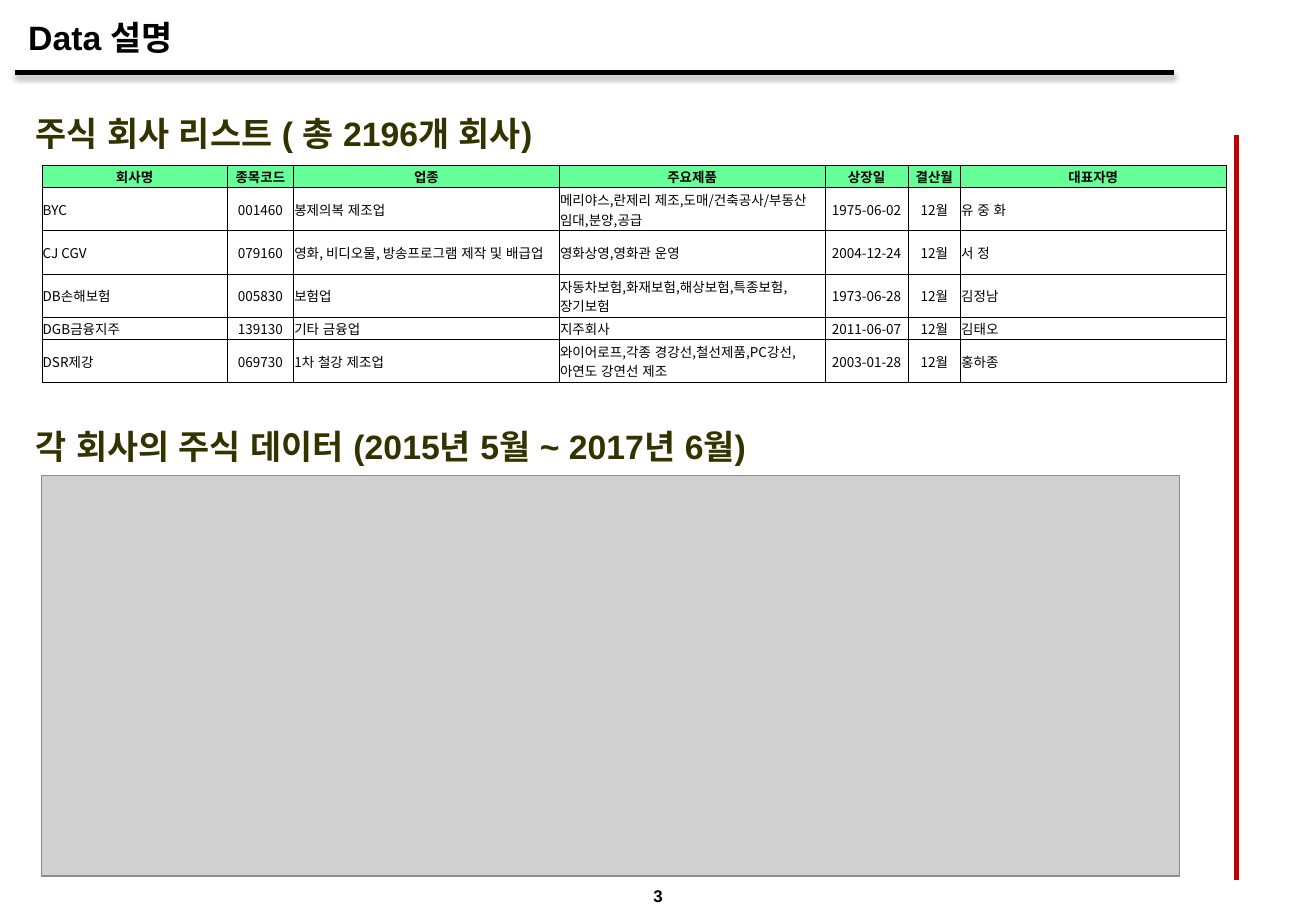
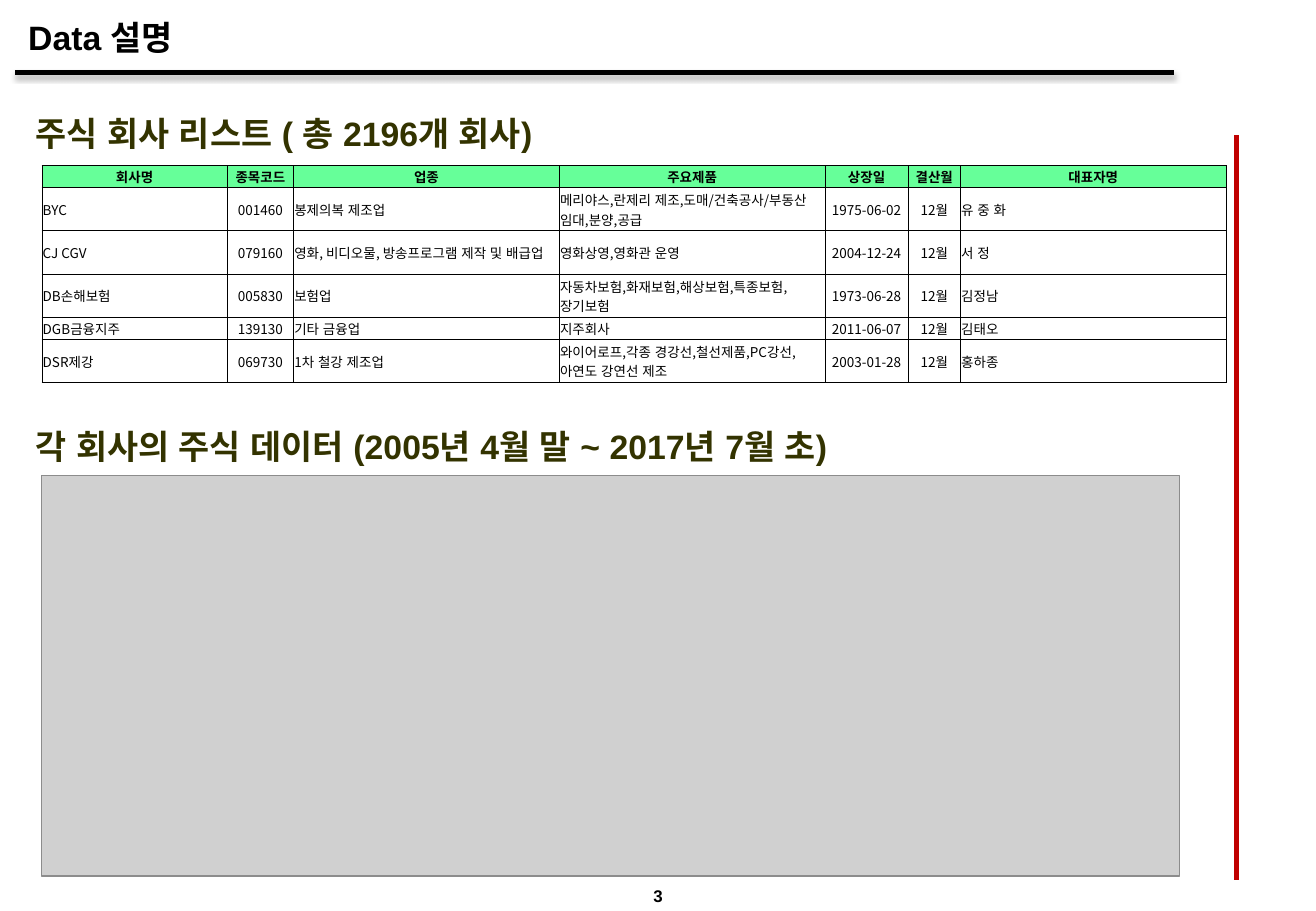
Before and after one commit to llejo3/deep-learning, a slide deck: slide 4 of stock_learning_rnn/DL Final Presentation_v3.pptx. Drawn at 1316x911 pixels with LibreOffice and Linux fonts; fonts in the diff are those of the drawing; grey boxes stand for pictures; background and template pictures are left out. Boxes give left, top, right and bottom in pixels: in the first picture for what was removed or moved away, otherwise in the second. Text is boxed around its words. In the diff, an @@ line names an element or a change of style, - is before the commit and + after.

```diff
--- a/stock_learning_rnn/DL Final Presentation_v3.pptx
+++ b/stock_learning_rnn/DL Final Presentation_v3.pptx
@@ text at (36,430,827,466): text changed @@
-각 회사의 주식 데이터 (2015년 5월 ~ 2017년 6월)
+각 회사의 주식 데이터 (2005년 4월 말 ~ 2017년 7월 초)
```
Also in this commit, not shown: 4 other slides changed.
